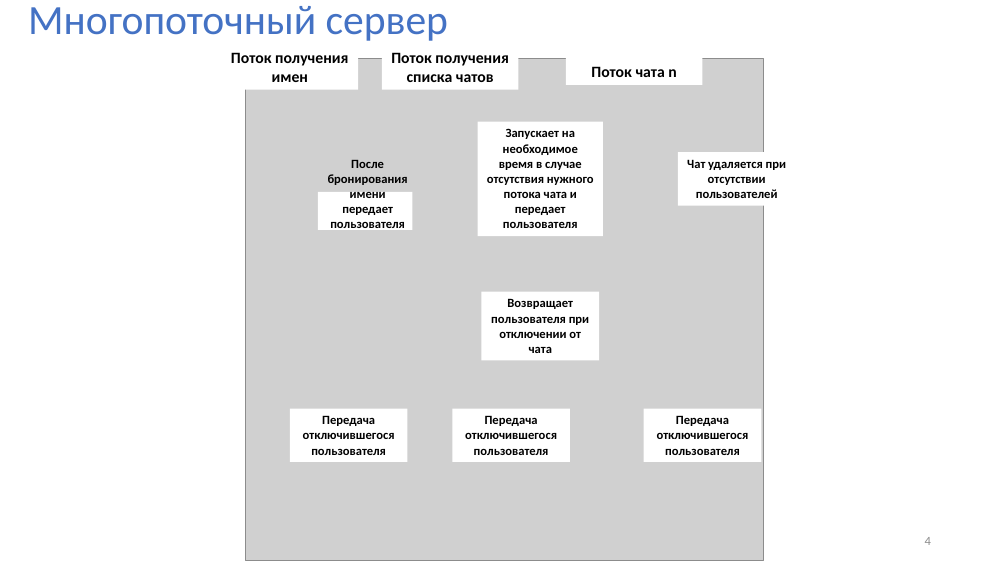
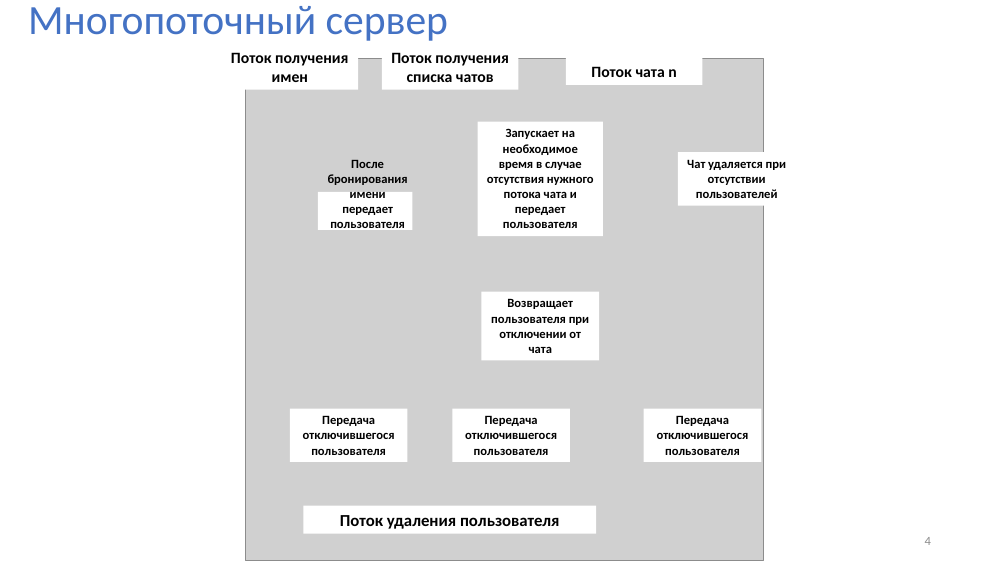
Before and after one commit to xCthulhuFtagn/OS6, a slide deck: slide 4 of ВКР_Колодяжный_Презентация.pptx. Drawn at 1008x567 pixels with LibreOffice and Linux fonts; fonts in the diff are those of the drawing; grey boxes stand for pictures. Boxes give left, top, right and bottom in pixels: in the first picture for what was removed or moved away, otherwise in the second. Text is boxed around its words. In the diff, an @@ line names an element or a change of style, - is before the commit and + after.

```diff
--- a/ВКР_Колодяжный_Презентация.pptx
+++ b/ВКР_Колодяжный_Презентация.pptx
@@ rectangle added at [303, 506, 596, 534], fill #FFFFFF, 16 pt, text #000000, bold @@
+Поток удаления пользователя
```
Also in this commit, not shown: 1 other file.
